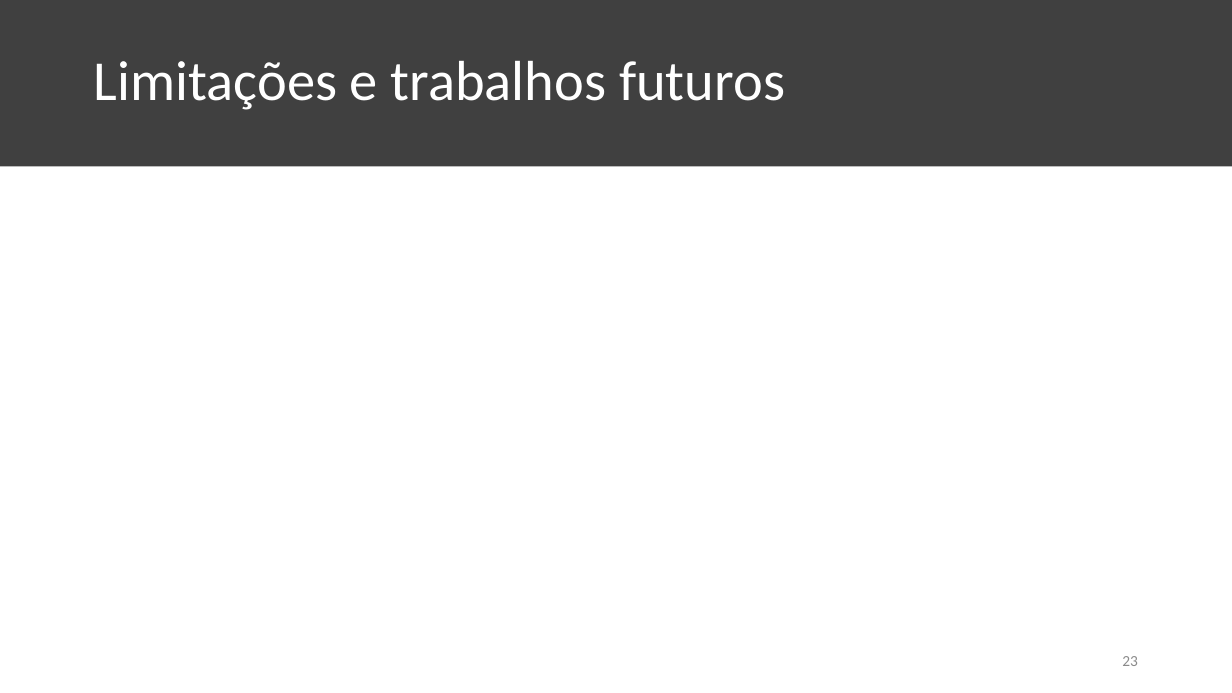
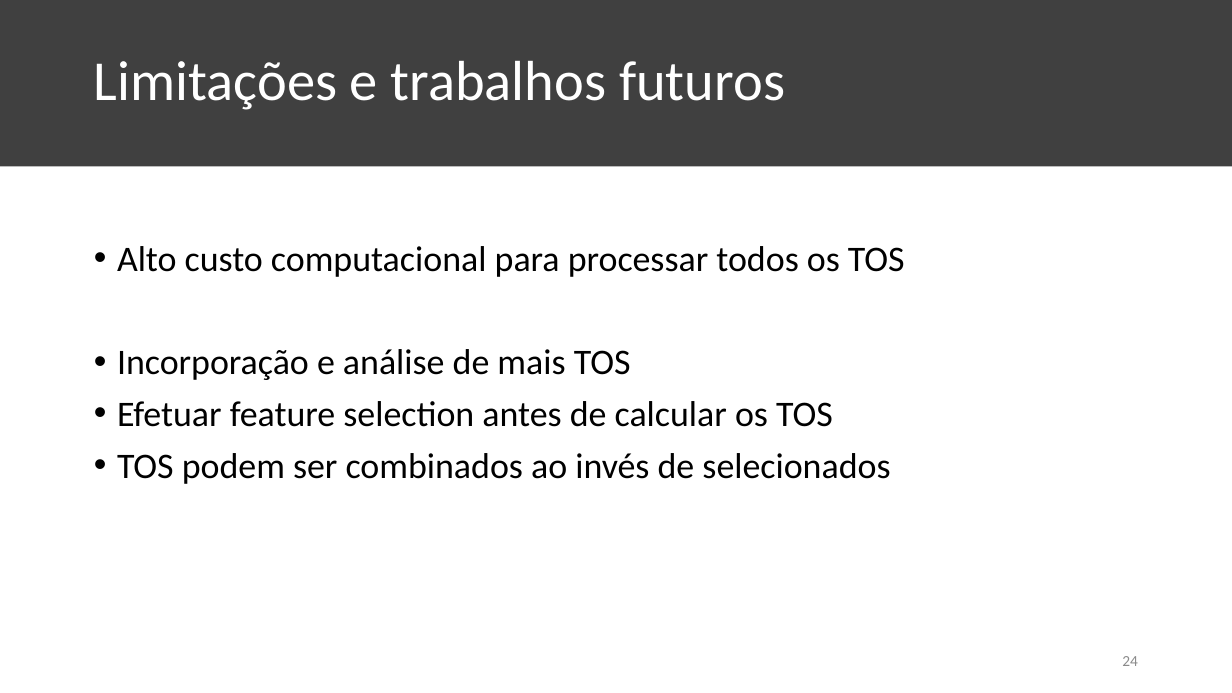
Before and after one commit to KaioAlex/DigitalSecurity, a slide deck: slide 24 of XGBOD-Seminar/XGBOD Seminar.pptx (slide 23 before the commit). Drawn at 1232x693 pixels with LibreOffice and Linux fonts; fonts in the diff are those of the drawing. Boxes give left, top, right and bottom in pixels: in the first picture for what was removed or moved away, otherwise in the second. Text is boxed around its words. In the diff, an @@ line names an element or a change of style, - is before the commit and + after.

```diff
--- a/XGBOD-Seminar/XGBOD Seminar.pptx
+++ b/XGBOD-Seminar/XGBOD Seminar.pptx
@@ text added at (x1=117, y1=246, x2=905, y2=484), 28 pt, text #000000 @@
+• Alto custo computacional para processar todos os TOS
+• Incorporação e análise de mais TOS
+• Efetuar feature selection antes de calcular os TOS
+• TOS podem ser combinados ao invés de selecionados
@@ page number at (x1=1122, y1=656, x2=1138, y2=666): text changed @@
-23
+24
```
Also in this commit, not shown: 9 other slides changed, 1 slide added, 1 slide removed.
